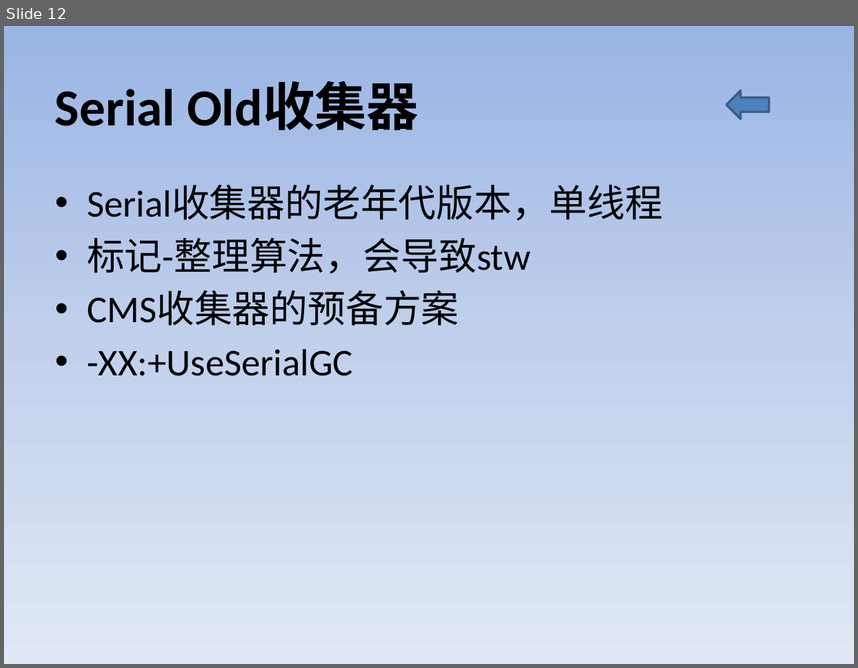
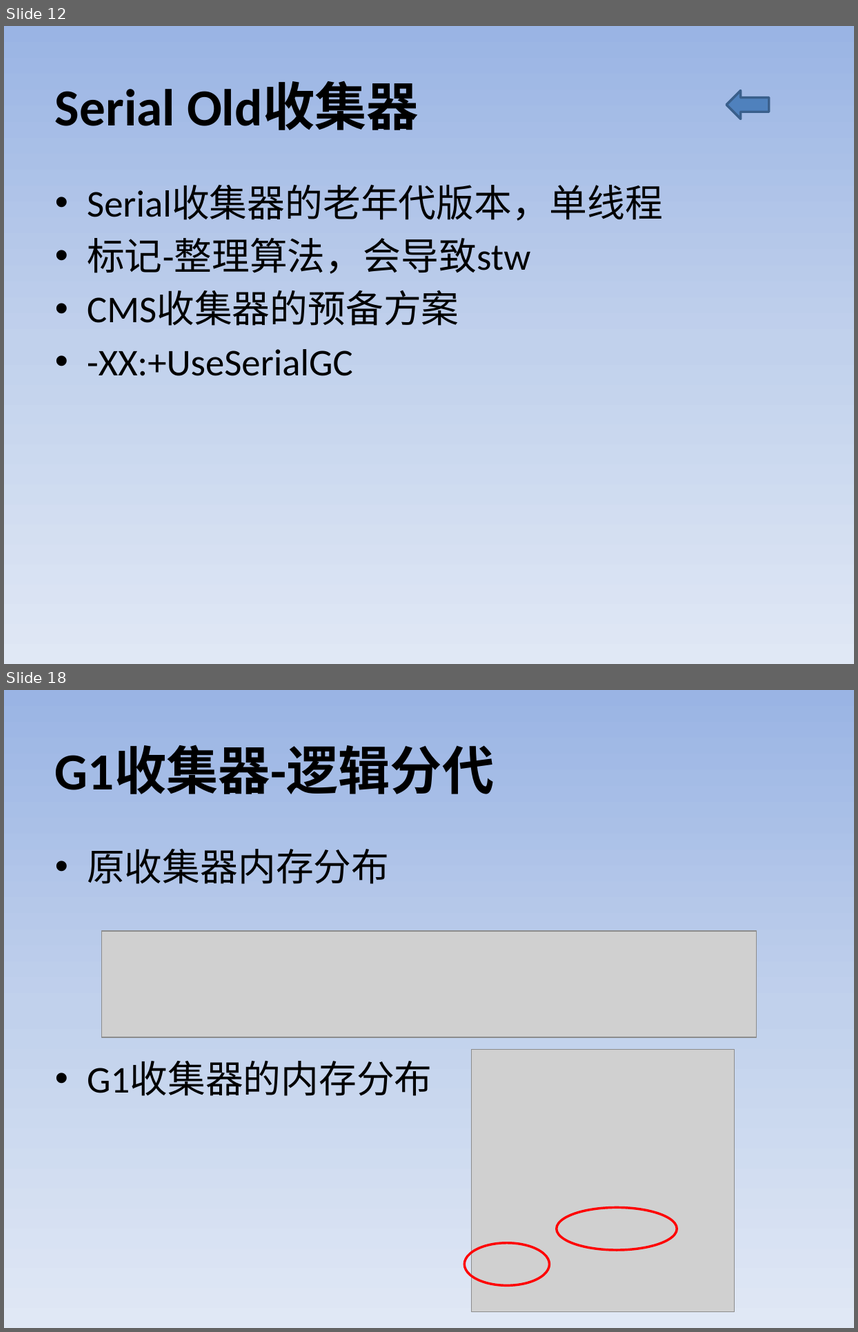
Before and after one commit to Aissue/myLearn, a slide deck: aboutGC/src/files/GC.pptx. Shown one above the other, each under a label of ours: slide 12 before the commit, slides 12 and 18 after it; the slides between them are not shown. The pictures are 858x668 and 858x1332 pixels, drawn with LibreOffice and Linux fonts; fonts in the diff are those of the drawing; grey boxes stand for pictures. Boxes give left, top, right and bottom in pixels: in the first picture for what was removed or moved away, otherwise in the second. Text is boxed around its words. In the diff, an @@ line names an element or a change of style, - is before the commit and + after.

```diff
--- a/aboutGC/src/files/GC.pptx
+++ b/aboutGC/src/files/GC.pptx
@@ slide 18 added at (4,690,854,1328), background gradient #9AB5E4 to #C2D1ED to #E1E8F5 @@
@@ title added at (55,746,494,794), 44 pt, text #000000, bold @@
+G1收集器-逻辑分代
@@ text added at (87,849,432,1096), 32 pt, text #000000 @@
+• 原收集器内存分布
+• G1收集器的内存分布
@@ picture added at (102,931,756,1037) @@
@@ picture added at (472,1049,734,1310) @@
@@ ellipse added at (557,1207,677,1250), outline #FF0000 2 pt @@
@@ ellipse added at (465,1243,550,1285), outline #FF0000 2 pt @@
```
Also in this commit, not shown: 2 slides changed, 8 other slides added, 1 other file.
